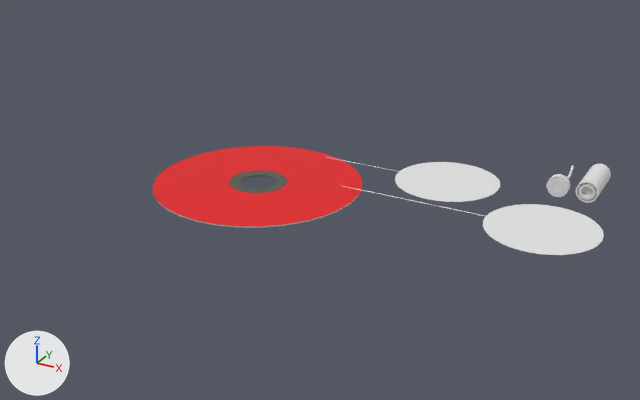
A saved change to the Blender file Assets/Resources/Models/Blender/OpticDrive.blend.
One viewpoint serves both versions: a 50 mm lens placed at (3.34, -5.12, 2.48), pointed at (0.57, -0.08, -0.04). The axes (+X, +Y, +Z) are drawn at lower left. The lights are the same throughout.
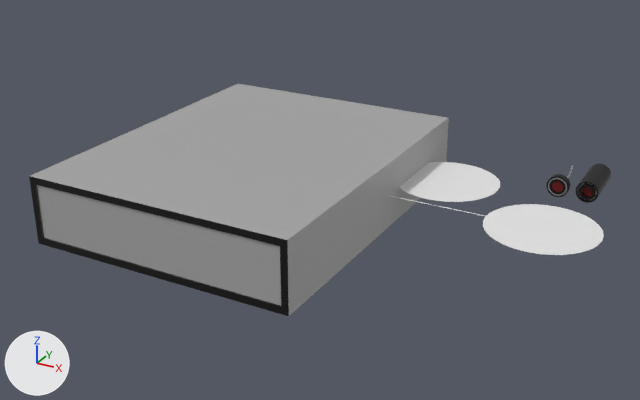
Diff of the bpy script that builds the scene:
```diff
--- a/Assets/Resources/Models/Blender/OpticDrive.blend.py
+++ b/Assets/Resources/Models/Blender/OpticDrive.blend.py
@@ mat_material_006 @@
+mat_material_006 = principled_material('Material.006')
+mat_material_006.base_color = (0.216, 0.216, 0.216)  # grey #808080
@@ mat_material_008 @@
+mat_material_008 = principled_material('Material.008')
+mat_material_008.base_color = (0.0, 0.0, 0.0)  # black #000000
@@ mat_material @@
+mat_material = principled_material('Material')
+mat_material.base_color = (0.216, 0.216, 0.216)  # grey #808080
@@ mat_material_004 @@
+mat_material_004 = principled_material('Material.004')
+mat_material_004.base_color = (0.0, 0.0, 0.0)  # black #000000
@@ mat_material_009 @@
+mat_material_009 = principled_material('Material.009')
+mat_material_009.base_color = (0.384, 0.384, 0.384)  # grey #a7a7a7
@@ mat_material_010 @@
+mat_material_010 = principled_material('Material.010')
+mat_material_010.base_color = (0.0, 0.0, 0.0)  # black #000000
@@ me_case @@
 me_case.from_pydata(...)  # 48 vertices, 36 faces; spans x -1.0..1.0, y -1.0..1.0, z -1.0..1.0
 # used by ob_case; location = (0.0, 0.0, 0.0); scale = (1.0, 1.25, 0.25)
+# me_case part 1: 5 of the faces centred in x -0.73..0.91, y -0.99..-0.28, z -0.8..0.0 switch from no material to mat_material_009 (grey #a7a7a7)
+# me_case part 2: 2 of the faces centred in x 0.0..1.0, y 0.0, z 0.0..1.0 switch from no material to mat_material_009 (grey #a7a7a7)
+# me_case part 3: 19 of the faces centred in x -0.97..0.97, y -1.0..1.0, z -0.8..0.8 switch from no material to mat_material_010 (black #000000)
+me_case.materials.append(mat_material_011)  # dark grey #6d6d6d
@@ me_cylinder @@
 me_cylinder.from_pydata(...)  # 256 vertices, 196 faces; spans x -0.08..0.08, y -0.08..0.08, z -0.2..0.2
 # used by ob_cylinder; location = (2.205, 1.07, 0.0); rotation_euler = (1.571, 0.0, 0.0), in degrees (90, 0, 0)
+# me_cylinder part 4: all 32 faces centred in x -0.063..0.063, y -0.063..0.063, z 0.18 switch from no material to mat_material (grey #808080)
+# me_cylinder part 5: all 130 faces centred in x -0.069..0.069, y -0.069..0.069, z 0.185..0.2 switch from no material to mat_material_004 (black #000000)
+# me_cylinder part 6: all 32 faces centred in x -0.079..0.079, y -0.079..0.079, z 0.0 switch from no material to mat_material_004 (black #000000)
+# me_cylinder part 7: the 1 face centred in x 0.0, y 0.0, z 0.17 switches from no material to mat_material_005 (dark red #6b0005)
+me_cylinder.materials.append(mat_material_005)  # dark red #6b0005
@@ me_cylinder_002 @@
 me_cylinder_002.from_pydata(...)  # 556 vertices, 484 faces; spans x -0.08..0.08, y -0.08..0.08, z -3.38..0.2
 # used by ob_cylinder_001; location = (1.996, 0.892, 0.0); rotation_euler = (1.571, 0.0, 0.0), in degrees (90, 0, 0); scale = (1.0, 1.0, 0.125)
+# me_cylinder_002 part 8: 353 of the faces centred in x -0.07..0.07, y -0.07..0.07, z -3.32..0.19 switch from no material to mat_material_006 (grey #808080)
+# me_cylinder_002 part 9: the 1 face centred in x 0.0, y 0.0, z 0.17 switches from no material to mat_material_007 (dark red #6b0005)
+# me_cylinder_002 part 10: 130 of the faces centred in x -0.08..0.08, y -0.08..0.08, z 0.0..0.2 switch from no material to mat_material_008 (black #000000)
+me_cylinder_002.materials.append(mat_material_007)  # dark red #6b0005
@@ ob_case @@
 ob_case.scale = (1.0, 1.25, 0.25)
-ob_case.hide_set(True)
```

Changed parts and their boxes (x1, y1, x2, y2) in the pictures (640 x 400 px):
'Case', shown: after (29, 84, 449, 316)
part 1 of me_case, recoloured: after (37, 185, 281, 306)
part 2 of me_case, recoloured: after (31, 84, 449, 316)
part 3 of me_case, recoloured (black): after (29, 176, 289, 316)
part 4 of me_cylinder, recoloured: (578, 183, 597, 200) in both
part 5 of me_cylinder, recoloured (grey to black): (576, 182, 598, 203) in both
part 6 of me_cylinder, recoloured (white to black): (579, 164, 611, 196) in both
part 7 of me_cylinder, recoloured: (582, 187, 593, 196) in both
part 8 of me_cylinder_002, recoloured: (548, 165, 574, 196) in both
part 9 of me_cylinder_002, recoloured: (552, 182, 563, 192) in both
part 10 of me_cylinder_002, recoloured (grey to black): (546, 174, 570, 197) in both
'Disk', unchanged, covered by the edit: before (153, 146, 362, 228)
